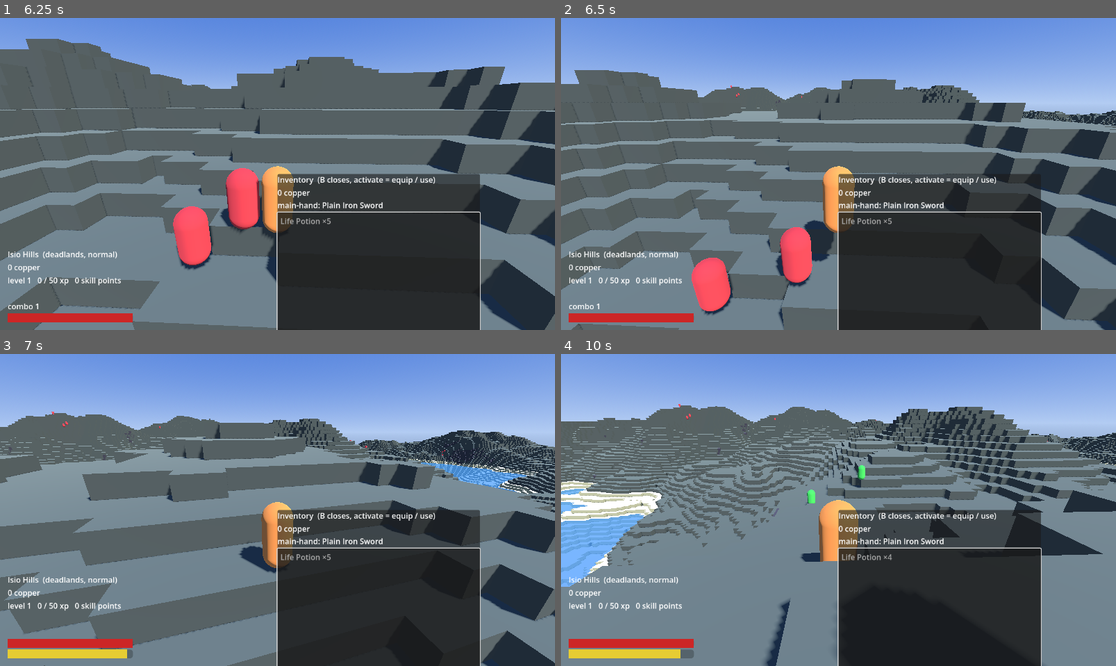
Above: before the commit, frames 1-4 (two rows, left to right).
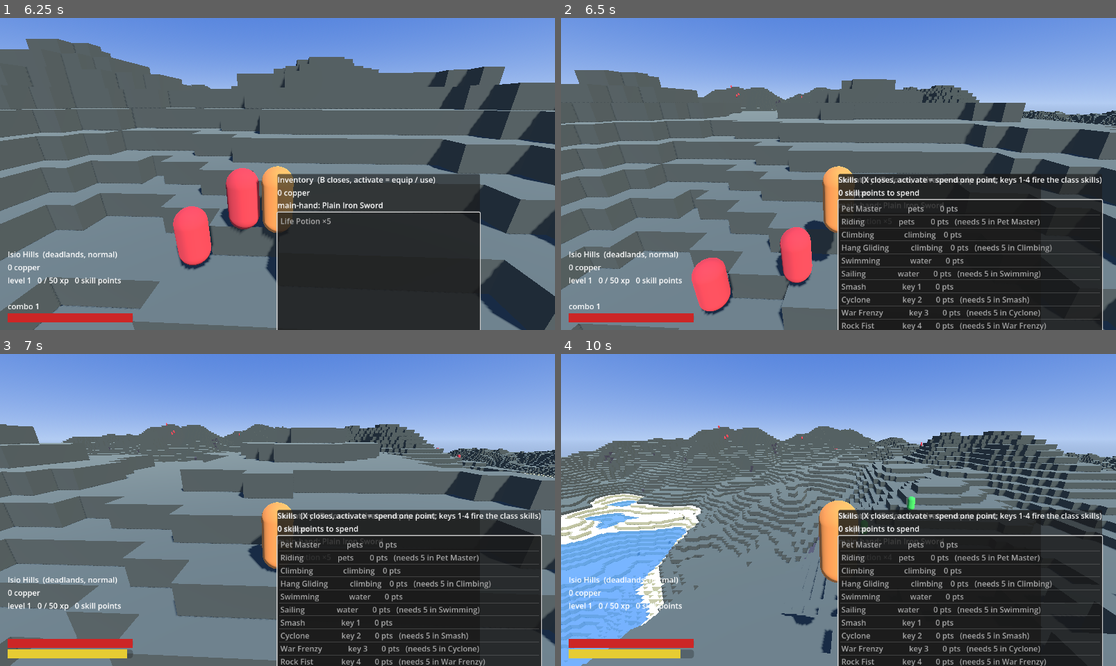
Above: after the commit, the same moments.

Repository: M4jor-Tom/pixlnd.game
Game: Godot game, scene res://game/main.tscn
Two runs of this game, one before a commit and one after it. Both use one fixed random seed, a clock stepped at 60 frames per second and the inputs below.
Inputs (mouse positions are in pixels of both pictures, inside the frame that each line leads up to):
- Up to frame 1 (6.25 s): move the mouse to (305, 174) at 0.52 s; hold W (move_forward) 0.53-4.25 s; click (305, 174) at 0.6 s; tap Space (jump) at 0.77, 1.07, 1.52, 1.82, 3.02, 3.32, 3.77, 4.07, 6.02 s; tap E (pick-up) at 0.8, 1.35, 6.05 s; move the mouse to (249, 174) at 1.27 s; click (249, 174) at 1.42 s; tap Shift (sprint) at 1.55 s; move the mouse to (288, 167) at 2.02 s; hold Shift (sprint) 2.03-2.78 s; click (288, 167) at 2.17 s; tap R (ultimate) at 2.3, 2.85 s; move the mouse to (271, 180) at 2.77 s; click (271, 180) at 2.92 s; tap Mouse wheel up (zoom_in) at 3.05 s; move the mouse to (316, 177) at 3.52 s; hold Mouse wheel up (zoom_in) 3.53-4.25 s; click (316, 177) at 3.67 s; tap Mouse wheel down (zoom_out) at 3.8 s; tap B (inventory) at 4.15 s; drag from (111, 127) to (194, 96) at 4.27 s; move the mouse to (305, 174) at 5.02 s; hold S (move_back) 5.03-5.78 s; hold Space (jump) 5.03-5.78 s; click (305, 174) at 5.3 s; tap Escape (menu) at 5.65 s; move the mouse to (255, 167) at 5.77 s; hold D (move_right) from 5.78 s (still down); click (255, 167) at 5.85 s
- Up to frame 2 (6.5 s): keep holding D (move_right); tap Space (jump) at 6.32 s; tap X (skills-window) at 6.4 s
- Up to frame 3 (7 s): move the mouse to (305, 510) at 6.52 s; release D (move_right) at 6.53 s; hold W (move_forward) from 6.53 s (still down); hold Shift (sprint) from 6.53 s (still down); tap E (pick-up) at 6.6 s; click (305, 510) at 6.67 s; tap Space (jump) at 6.77 s
- Up to frame 4 (10 s): tap Space (jump) at 7.07, 7.52, 7.82, 9.02, 9.32, 9.77, 9.8 s; move the mouse to (810, 510) at 7.27 s; release Shift (sprint) at 7.28 s; tap Q (quick-item) at 7.35 s; click (810, 510) at 7.42 s; tap R (ultimate) at 7.55, 8.85 s; move the mouse to (849, 503) at 8.02 s; hold Shift (sprint) 8.03-8.78 s; click (849, 503) at 8.17 s; tap Mouse wheel up (zoom_in) at 8.3 s; move the mouse to (832, 516) at 8.77 s; release W (move_forward) at 8.78 s; hold A (move_left) 8.78-9.53 s; click (832, 516) at 8.92 s; tap Mouse wheel down (zoom_out) at 9.05 s; move the mouse to (877, 513) at 9.52 s; hold W (move_forward) from 9.53 s (still down); hold Mouse wheel up (zoom_in) from 9.53 s (still down); click (877, 513) at 9.67 s

Frame 1 is identical in both runs. In frame 2, 11% of the frame differs, in the area x 49-98%, y 49-100%; in frame 3, 34%; in frame 4, 40%, in the area x 0-100%, y 16-100%.

Commit message:
Skill tree slice: D20 skill_tree.gd (nodes, spend/unlock, per-point mults), X skill panel, keys 1-4 placeholder class strike with cooldown, swimming points → swim speed, test_skill_tree
Co-Authored-By: Claude Fable 5.1 <noreply@anthropic.com>
Claude-Session: https://claude.ai/code/session_017BzqDxHCX6Vt9ngAtUAxQR

Diff:
--- a/game/entities/player.gd
+++ b/game/entities/player.gd
@@ -1,5 +1,6 @@
 ## player-character (§3.2) movement + §3.3 basic attack, combo, fall damage, death/respawn + §3.4 inventory,
-## gear (main-hand damage, armor sum), pick-up (E), quick item (Q) + §3.5 XP, level-up, banked skill points (D19).
+## gear (main-hand damage, armor sum), pick-up (E), quick item (Q) + §3.5 XP, level-up, skill points (D19), skill tree
+## spending, swim speed per point, keys 1-4 placeholder class strike (D20).
 ## Config dicts (design.movement / camera / combat / crit) are injected by main.gd: this script never
 ## names OntologyDB so headless tests (no autoloads) can drive it.
 ## ponytail: no climb/dodge/glide/special attack/block/stealth/MP yet (todo_implement.md).
@@ -11,9 +12,11 @@
 const Item := preload("res://game/items/item.gd")
 const Inventory := preload("res://game/items/inventory.gd")
 const Progression := preload("res://game/progression/progression.gd")
+const SkillTree := preload("res://game/progression/skill_tree.gd")
 
 signal picked_up(label: String)
 signal leveled_up(level: int)
+signal skills_changed
 
 var cfg: Dictionary = {}                                # design.movement
 var combat: Dictionary = {}                             # design.combat
@@ -25,6 +28,8 @@
 var crit_chance := 0.0
 var xp := 0
 var skill_points := 0
+var skill_tree                                          # SkillTree, after setup_items (D20)
+var _cooldowns: Dictionary = {}                         # ability id → seconds left
 var hp_mult := 1.0                                      # class hp-mult, for max HP on level-up
 var prog: Dictionary = {}                               # design.progression
 var combo := 0
@@ -55,8 +60,11 @@
 		died.connect(_on_died)
 
 ## design.starting-inventory (D18): the class starter weapon equipped + potions + coins; gear → weapon/armor.
-func setup_items(p_o, p_design: Dictionary, class_id: StringName = &"warrior") -> void:
+func setup_items(p_o, p_design: Dictionary, class_id: StringName = &"warrior", spec_id: StringName = &"") -> void:
 	o = p_o; design = p_design
+	if spec_id == &"":
+		spec_id = o.classes[class_id].specializations[0]          # c-spec-of-class: start as spec index 0
+	skill_tree = SkillTree.new(o, design["skill-point"], class_id, spec_id)
 	prog = design["progression"]; hp_mult = o.classes[class_id].hp_mult
 	inventory = Inventory.new(o, design)
 	var start: Dictionary = design["starting-inventory"]
@@ -98,6 +106,26 @@
 	if prog["heal-on-level-up"]:
 		hp = max_hp
 	leveled_up.emit(level)
+	skills_changed.emit()
+
+## c-skill-spend (D20): one banked point onto an open node of the tree.
+func spend_skill(a) -> void:
+	skill_points = skill_tree.spend(a, skill_points)
+	skills_changed.emit()
+
+## design.abilities.placeholder-strike (D20): keys 1-4 fire the class node that has points; every ability is the
+## same self-centred strike, damage and cooldown scaled per point (D6). ponytail: real movesets replace this.
+func use_class_skill(slot: int) -> bool:
+	if skill_tree == null:
+		return false
+	var a = skill_tree.class_slot(slot)
+	if a == null or skill_tree.spent(a.id) == 0 or float(_cooldowns.get(a.id, 0.0)) > 0.0:
+		return false
+	var ps: Dictionary = design["abilities"]["placeholder-strike"]
+	var base := SkillTree.listed_cooldown(a)
+	_cooldowns[a.id] = (base if base > 0.0 else float(ps["default-cooldown-s"])) * skill_tree.cooldown_mult(a.id)
+	_strike(global_position + Vector3.UP, float(ps["radius"]), float(weapon["damage"]) * float(ps["damage-mult"]) * skill_tree.effect_mult(a.id), false)
+	return true
 
 func item_label(it) -> String:
 	return Items.item_name(it, o, design)
@@ -153,7 +181,7 @@
 		if _stamina_idle >= float(st["regen-delay-s"]):
 			stamina = minf(float(st["max"]), stamina + float(st["regen"]) * dt)
 	if swimming:
-		speed *= float(cfg["swim-mult"])
+		speed *= float(cfg["swim-mult"]) * (skill_tree.effect_mult(&"swimming") if skill_tree != null else 1.0)   # swimming points (D20)
 		velocity.y = float(cfg["swim-vertical"]) * (1.0 if Input.is_action_pressed("jump") else -0.3)
 		_fall_from = -INF                                   # water breaks the fall
 	else:
@@ -190,6 +218,11 @@
 
 func _combat_tick(dt: float) -> void:
 	_swing_t -= dt; _combo_t -= dt
+	for id in _cooldowns:
+		_cooldowns[id] -= dt
+	for slot in 4:
+		if Input.is_action_just_pressed("class-skill-%d" % (slot + 1)) or (slot == 3 and Input.is_action_just_pressed("ultimate")):
+			use_class_skill(slot + 1)
 	if _combo_t <= 0.0:
 		combo = 0
 	if Input.is_action_just_pressed("basic-attack") and _swing_t <= 0.0:
@@ -201,23 +234,26 @@
 	var ba: Dictionary = combat["basic-attack"]
 	_swing_t = float(ba["swing-s"])
 	var forward := Basis(Vector3.UP, rig.rotation.y) * Vector3.FORWARD
-	var shape := SphereShape3D.new(); shape.radius = float(ba["hit-radius"])
-	var q := PhysicsShapeQueryParameters3D.new()
-	q.shape = shape
-	q.transform = Transform3D(Basis(), global_position + Vector3.UP + forward * float(ba["reach"]) * 0.6)
-	q.exclude = [get_rid()]
-	var hits := 0
-	for r in get_world_3d().direct_space_state.intersect_shape(q, 8):
-		var body: Object = r["collider"]
-		if body.has_method("take_damage") and not body.get("dead"):
-			var dmg := float(weapon["damage"]) * Combat.combo_mult(combo, combat) * Combat.crit_mult(crit_chance, _rng, crit)
-			body.take_damage(Combat.after_armor(dmg, float(body.get("armor")), combat), self)
-			hits += 1
+	var hits := _strike(global_position + Vector3.UP + forward * float(ba["reach"]) * 0.6, float(ba["hit-radius"]), float(weapon["damage"]), true)
 	if hits > 0:
 		combo = mini(combo + 1, int(weapon["combo_cap"]))
 		_combo_t = float(combat["combo"]["expire-s"])
 	else:
 		combo = 0
+
+## Every live entity inside the sphere takes `dmg` (crit, armor); the combo bonus only for the basic attack.
+func _strike(center: Vector3, radius: float, dmg: float, combo_bonus: bool) -> int:
+	var shape := SphereShape3D.new(); shape.radius = radius
+	var q := PhysicsShapeQueryParameters3D.new()
+	q.shape = shape; q.transform = Transform3D(Basis(), center); q.exclude = [get_rid()]
+	var hits := 0
+	for r in get_world_3d().direct_space_state.intersect_shape(q, 8):
+		var body: Object = r["collider"]
+		if body.has_method("take_damage") and not body.get("dead"):
+			var d := dmg * (Combat.combo_mult(combo, combat) if combo_bonus else 1.0) * Combat.crit_mult(crit_chance, _rng, crit)
+			body.take_damage(Combat.after_armor(d, float(body.get("armor")), combat), self)
+			hits += 1
+	return hits
 
 func _on_died() -> void:
 	velocity = Vector3.ZERO
--- a/game/main.gd
+++ b/game/main.gd
@@ -3,6 +3,7 @@
 const InputMapBuilder := preload("res://game/meta/input_map.gd")
 const Combat := preload("res://game/combat/combat.gd")
 const InventoryPanel := preload("res://game/items/inventory_panel.gd")
+const SkillPanel := preload("res://game/progression/skill_panel.gd")
 
 func _ready() -> void:
 	var o: OntologyDB.Model.Ontology = OntologyDB.data
@@ -19,6 +20,7 @@
 	player.setup_combat(design["combat"], design["crit"], {}, Combat.player_max_hp(player.level, cls.hp_mult))
 	player.setup_items(o, design, cls.id)                  # starting inventory → weapon / armor
 	var panel: CanvasLayer = InventoryPanel.new(); add_child(panel); panel.bind(player)
+	var skills: CanvasLayer = SkillPanel.new(); add_child(skills); skills.bind(player)
 	player.water_top = world.gen.sea_level + 1.0
 	player.ground_ready = world.has_ground
 	# ponytail: spawn at the centre of land (0,0); world.spawn-rule (near village) comes with settlements
--- /dev/null
+++ b/game/progression/skill_panel.gd
@@ -0,0 +1,51 @@
+## screens.skills (§3.7, ui.json, D20): X toggles the class/spec tree as a list; activate (double-click / Enter)
+## spends one banked point (c-skill-spend). Built in code like inventory_panel.gd. ponytail: a flat list, no
+## columns drawn, no tooltips, no respec; the mouse is freed while it is open.
+extends CanvasLayer
+
+var player: Node
+var _panel: PanelContainer
+var _list: ItemList
+var _bank: Label
+var _rows: Array = []          # ItemList index → Ability
+
+func bind(p_player: Node) -> void:
+	player = p_player
+	player.skills_changed.connect(_refresh)
+
+func _ready() -> void:
+	_panel = PanelContainer.new()
+	_panel.set_anchors_and_offsets_preset(Control.PRESET_CENTER)
+	_panel.custom_minimum_size = Vector2(520, 360)
+	_panel.visible = false
+	add_child(_panel)
+	var box := VBoxContainer.new(); _panel.add_child(box)
+	var title := Label.new(); title.text = "Skills  (X closes, activate = spend one point; keys 1-4 fire the class skills)"; box.add_child(title)
+	_bank = Label.new(); box.add_child(_bank)
+	_list = ItemList.new(); _list.size_flags_vertical = Control.SIZE_EXPAND_FILL; box.add_child(_list)
+	_list.item_activated.connect(_on_activated)
+
+func _unhandled_input(e: InputEvent) -> void:
+	if e.is_action_pressed("skills-window") and player != null:
+		_panel.visible = not _panel.visible
+		Input.mouse_mode = Input.MOUSE_MODE_VISIBLE if _panel.visible else Input.MOUSE_MODE_CAPTURED
+		if _panel.visible:
+			_refresh(); _list.grab_focus()
+
+func _refresh() -> void:
+	if player == null:
+		return
+	var tree = player.skill_tree
+	_bank.text = "%d skill points to spend" % player.skill_points
+	_list.clear(); _rows.clear()
+	for a in tree.nodes:
+		var t: Dictionary = a.alpha_tree
+		var where: String = "key %d" % int(t["rank"]) if str(t["column"]) == "class" else ("key 4" if str(t["column"]) == "ultimate" else str(t["column"]))
+		var line := "%-22s %-10s %2d pts" % [a.display_name, where, tree.spent(a.id)]
+		if not tree.is_open(a):
+			line += "   (needs %d in %s)" % [int(t["needs"]), tree.prerequisite(a).display_name]
+		_list.add_item(line)
+		_rows.append(a)
+
+func _on_activated(index: int) -> void:
+	player.spend_skill(_rows[index])
--- /dev/null
+++ b/game/progression/skill_tree.gd
@@ -0,0 +1,65 @@
+## skill-tree (§3.5, D6/D10/D20): the nodes of one (class, spec) pair from model.gd#skill_tree, points spent
+## per node, the spend rule (c-skill-spend) and the per-point multipliers of design.skill-point. Pure state;
+## the player owns one, the X panel and the class-skill keys consume it.
+extends RefCounted
+
+var nodes: Array = []            # Ability, screen order
+var points: Dictionary = {}      # ability id → points spent
+var sp: Dictionary = {}          # design.skill-point
+
+func _init(o, sp_design: Dictionary, class_id: StringName, spec_id: StringName) -> void:
+	nodes = o.skill_tree(class_id, spec_id); sp = sp_design
+
+func spent(id: StringName) -> int:
+	return int(points.get(id, 0))
+
+## The node that must hold `alpha-tree.needs` points first: the previous rank of the class column, rank 3
+## for the ultimate, the shared node whose unlocks-next is us; null for roots.
+func prerequisite(a) -> Variant:
+	var t: Dictionary = a.alpha_tree
+	for b in nodes:
+		var u: Dictionary = b.alpha_tree
+		if str(t["column"]) == "class":
+			if str(u["column"]) == "class" and int(u.get("rank", 0)) == int(t["rank"]) - 1:
+				return b
+		elif str(t["column"]) == "ultimate":
+			if str(u["column"]) == "class" and int(u.get("rank", 0)) == 3:
+				return b
+		elif StringName(str(b.raw.get("unlocks-next", ""))) == a.id:
+			return b
+	return null
+
+func is_open(a) -> bool:
+	var pre = prerequisite(a)
+	return pre == null or spent(pre.id) >= int(a.alpha_tree["needs"])
+
+## c-skill-spend: one point from the bank onto an open node; returns what is left in the bank.
+func spend(a, banked: int) -> int:
+	var cap = sp.get("cap")
+	if banked <= 0 or not is_open(a) or (cap != null and spent(a.id) >= int(cap)):
+		return banked
+	points[a.id] = spent(a.id) + 1
+	return banked - 1
+
+## D6: +effect-per-point per point, uncapped.
+func effect_mult(id: StringName) -> float:
+	return 1.0 + float(sp["effect-per-point"]) * spent(id)
+
+## D6: −cooldown-per-point per point down to cooldown-floor.
+func cooldown_mult(id: StringName) -> float:
+	return maxf(float(sp["cooldown-floor"]), 1.0 - float(sp["cooldown-per-point"]) * spent(id))
+
+## Keys 1-4 → class column rank 1..3, then the ultimate (D10/D20); null when the spec has none (assassin).
+func class_slot(index: int) -> Variant:
+	for b in nodes:
+		var u: Dictionary = b.alpha_tree
+		if (index <= 3 and str(u["column"]) == "class" and int(u.get("rank", 0)) == index) or (index == 4 and str(u["column"]) == "ultimate"):
+			return b
+	return null
+
+## The ability's own positive cooldown (S value first, then A) or -1 when the sources give none / 0.
+static func listed_cooldown(a) -> float:
+	var c = a.cooldown_s
+	if c is Dictionary:
+		c = c.get("S", c.get("A"))
+	return float(c) if (c is float or c is int) and float(c) > 0.0 else -1.0
--- /dev/null
+++ b/game/progression/test_skill_tree.gd
@@ -0,0 +1,85 @@
+## Headless check of §3.5 skill-tree (D6/D10/D20): `godot --headless -s game/progression/test_skill_tree.gd`.
+## Tree shape for every spec, c-tree-shape fires, spend/unlock rule (c-skill-spend), per-point multipliers,
+## key slots, then a floor with a player and a wolf: spend a point on Smash, key 1 hits, cooldown holds.
+extends SceneTree
+
+const Model := preload("res://ontology/model.gd")
+const SkillTree := preload("res://game/progression/skill_tree.gd")
+const Combat := preload("res://game/combat/combat.gd")
+const Spawner := preload("res://game/world/spawner.gd")
+const InputMapBuilder := preload("res://game/meta/input_map.gd")
+const PLAYER := preload("res://game/entities/player.tscn")
+
+var _failed := 0
+
+func check(ok: bool, what: String) -> void:
+	if not ok:
+		_failed += 1
+		printerr("  ✗ ", what)
+
+func _frames(n: int) -> void:
+	for i in n:
+		await physics_frame
+
+func _ids(nodes: Array) -> Array:
+	return nodes.map(func(a) -> StringName: return a.id)
+
+func _init() -> void:
+	var o := Model.Ontology.load_dir("res://ontology/instances")
+	check(o.validate(), "ontology valid")
+	var design: Dictionary = o.configs["generators"]["design"]
+	# shape: shared columns + 3 class ranks + ≤1 ultimate, in screen order
+	var ids := _ids(o.skill_tree(&"warrior", &"berserker"))
+	check(ids == [&"pet-master", &"riding", &"climbing", &"hang-gliding", &"swimming", &"sailing", &"smash", &"cyclone", &"war-frenzy", &"rock-fist"], "berserker tree: %s" % [ids])
+	check(_ids(o.skill_tree(&"warrior", &"guardian")).slice(8) == [&"bulwark", &"heroic-shout"], "guardian rank 3 + ultimate")
+	check(_ids(o.skill_tree(&"rogue", &"assassin")).size() == 9 and _ids(o.skill_tree(&"rogue", &"ninja")).slice(6) == [&"intercept", &"sneak", &"shuriken-attack", &"ninjutsu"], "rogue trees (sneak via alpha-tree.class, assassin has no 4th)")
+	check(_ids(o.skill_tree(&"mage", &"water-mage")).slice(6) == [&"healing-stream", &"mana-shield", &"teleport", &"bubbles"], "water-mage rank 1 is spec-specific")
+	# c-tree-shape fires
+	o.abilities["cyclone"].alpha_tree["rank"] = 3
+	check(not o.validate(), "c-tree-shape rejects two rank-3 nodes")
+	o.abilities["cyclone"].alpha_tree["rank"] = 2; o.errors.clear(); check(o.validate(), "restored")
+	# spend / unlock (c-skill-spend)
+	var t := SkillTree.new(o, design["skill-point"], &"warrior", &"berserker")
+	var smash = o.abilities["smash"]; var cyclone = o.abilities["cyclone"]; var frenzy = o.abilities["war-frenzy"]
+	var fist = o.abilities["rock-fist"]; var riding = o.abilities["riding"]; var pets = o.abilities["pet-master"]
+	check(t.spend(smash, 0) == 0 and t.spent(&"smash") == 0, "empty bank spends nothing")
+	check(not t.is_open(cyclone) and t.spend(cyclone, 9) == 9, "cyclone locked until 5 in smash")
+	var bank := 9
+	for i in 5:
+		bank = t.spend(smash, bank)
+	check(bank == 4 and t.spent(&"smash") == 5 and t.is_open(cyclone) and not t.is_open(frenzy), "5 in smash opens cyclone only")
+	check(t.prerequisite(fist) == frenzy and t.prerequisite(riding) == pets and t.prerequisite(pets) == null, "prerequisites: ultimate ← rank 3, riding ← pet-master, roots none")
+	check(t.spend(riding, bank) == bank, "riding locked until 5 in pet-master")
+	check(is_equal_approx(t.effect_mult(&"smash"), 1.25) and is_equal_approx(t.cooldown_mult(&"smash"), 0.75), "5 points: effect ×1.25, cooldown ×0.75")
+	t.points[&"smash"] = 20
+	check(is_equal_approx(t.cooldown_mult(&"smash"), 0.25) and is_equal_approx(t.effect_mult(&"smash"), 2.0), "20 points: cooldown floor 0.25, effect uncapped ×2")
+	check(t.class_slot(1) == smash and t.class_slot(4) == fist and SkillTree.new(o, design["skill-point"], &"rogue", &"assassin").class_slot(4) == null, "keys 1/4 → smash/rock-fist; assassin has no key 4")
+	check(SkillTree.listed_cooldown(fist) == 20.0 and SkillTree.listed_cooldown(smash) < 0.0, "listed cooldown: rock-fist 20 s, smash none (S 0)")
+	# scene: one point on Smash, key 1 strikes the wolf next to us, then the cooldown blocks a second strike
+	InputMapBuilder.build(o.configs["keybinds"]["hybrid"])
+	check(InputMap.has_action("skills-window"), "X bound from keybinds.json#hybrid.skills-window")
+	var floor := StaticBody3D.new(); var cs := CollisionShape3D.new(); var box := BoxShape3D.new()
+	box.size = Vector3(100, 1, 100); cs.shape = box; floor.add_child(cs); floor.position.y = -0.5
+	root.add_child(floor)
+	var p: CharacterBody3D = PLAYER.instantiate()
+	root.add_child(p)
+	p.setup(design["movement"], design["camera"], &"normal")
+	p.setup_combat(design["combat"], design["crit"], {}, Combat.player_max_hp(1, 1.3))
+	p.setup_items(o, design)
+	p.position = Vector3(0, 1, 0); p.spawn_point = p.position
+	check(p.skill_tree.nodes.size() == 10, "player starts as warrior/berserker (spec index 0)")
+	var holder := Node3D.new(); root.add_child(holder)
+	var wolves := Spawner.populate(holder, [{"species": &"wolf", "level": 1, "hostility": &"H", "max_hp": 1e6, "damage": 0.0,
+		"positions": [Vector3(0, 1, -2)], "seed": 1}], design, o.creatures, p, null)
+	await _frames(5)
+	check(not p.use_class_skill(1), "no points in smash → key 1 does nothing")
+	p.skill_points = 1; p.spend_skill(smash)
+	check(p.skill_points == 0 and p.skill_tree.spent(&"smash") == 1, "one banked point spent on smash")
+	var hp0: float = wolves[0].hp
+	check(p.use_class_skill(1), "key 1 strikes")
+	var expected := Combat.after_armor(p.weapon["damage"] * 2.0 * 1.05, wolves[0].armor, design["combat"])
+	check(is_equal_approx(hp0 - wolves[0].hp, expected), "strike = weapon × 2 × 1.05 after armor: %.1f vs %.1f" % [hp0 - wolves[0].hp, expected])
+	check(not p.use_class_skill(1) and is_equal_approx(p._cooldowns[&"smash"], 10.0 * 0.95), "second strike blocked, cooldown 9.5 s: %s" % p._cooldowns)
+	check(is_equal_approx(p.skill_tree.effect_mult(&"swimming"), 1.0), "swim speed unchanged with no swimming points")
+	print("skill tree ok" if _failed == 0 else "skill tree FAILED (%d)" % _failed)
+	quit(0 if _failed == 0 else 1)
Not shown, changed: docs/HANDOFF.md
Not shown, changed: docs/ROADMAP/todo_implement.md
Not shown, changed: game/README.md
